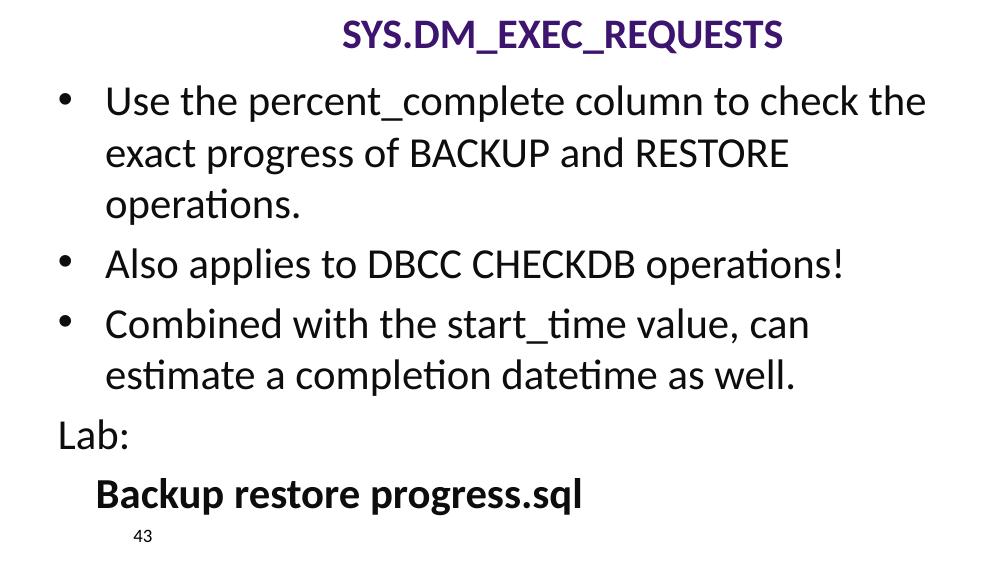
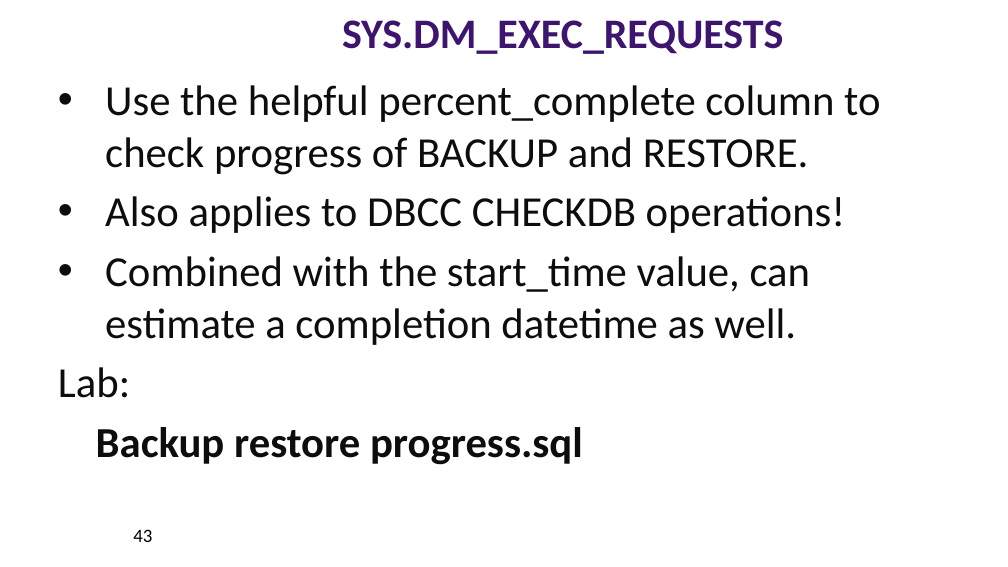
Before and after one commit to williamadba/Public-Presentations, a slide deck: slide 43 of SQLSat Pensacola 2019/DBA Best Practices with DMVs.pptx. Drawn at 1008x567 pixels with LibreOffice and Linux fonts; fonts in the diff are those of the drawing. Boxes give left, top, right and bottom in pixels: in the first picture for what was removed or moved away, otherwise in the second. Text is boxed around its words. In the diff, an @@ line names an element or a change of style, - is before the commit and + after.

```diff
--- a/SQLSat Pensacola 2019/DBA Best Practices with DMVs.pptx
+++ b/SQLSat Pensacola 2019/DBA Best Practices with DMVs.pptx
@@ text at [105,85,880,175]: text changed @@
-• Use the percent_complete column to check the exact progress of BACKUP and RESTORE operations.
+• Use the helpful percent_complete column to check progress of BACKUP and RESTORE.
```
Also in this commit, not shown: 22 other slides changed, 3 slides added, 4 slides removed.
